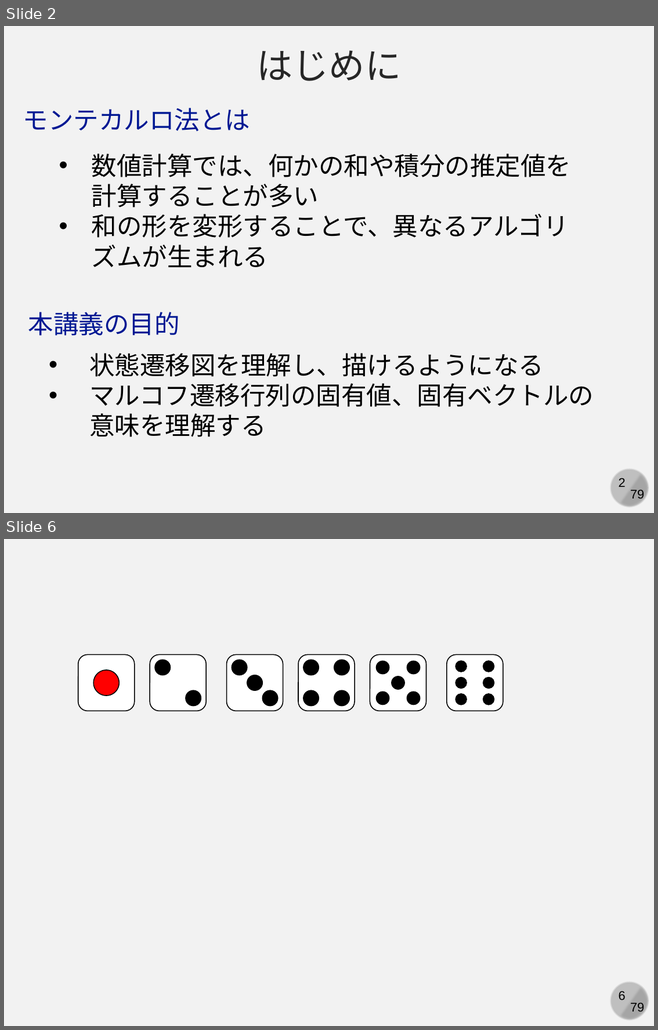
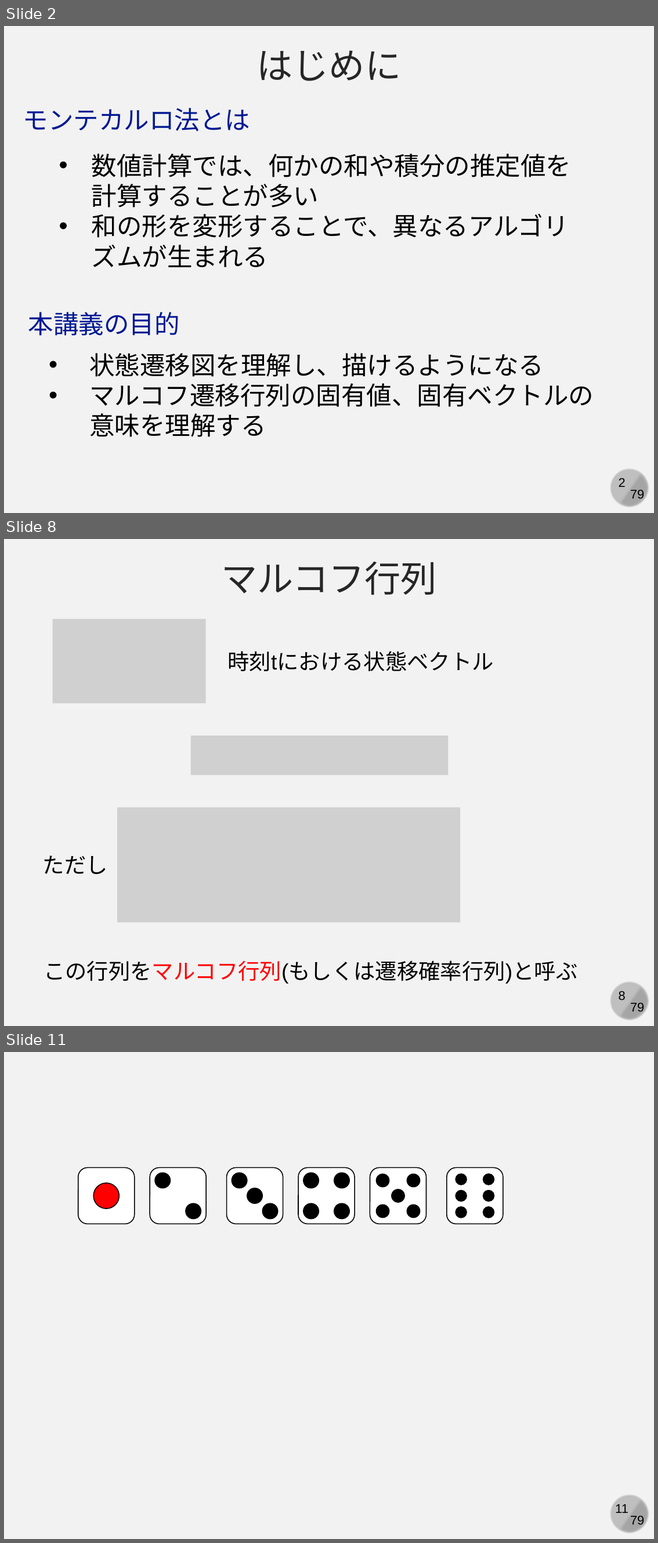
Before and after one commit to kaityo256/simulation_engineering, a slide deck: markov_chain/markov.pptx. Shown one above the other, each under a label of ours: slides 2 and 6 before the commit, slides 2, 8 and 11 after it; the slides between them are not shown. The pictures are 658x1030 and 658x1543 pixels, drawn with LibreOffice and Linux fonts; fonts in the diff are those of the drawing; grey boxes stand for pictures. Boxes give left, top, right and bottom in pixels: in the first picture for what was removed or moved away, otherwise in the second. Text is boxed around its words. In the diff, an @@ line names an element or a change of style, - is before the commit and + after.

```diff
--- a/markov_chain/markov.pptx
+++ b/markov_chain/markov.pptx
@@ slide 8 added at <box>4,539,654,1026</box>, background #F2F2F2; not listed: 4 template elements that a slide beside it also shows @@
@@ text added at <box>221,562,437,595</box>, 40 pt, text #262626 @@
+マルコフ行列
@@ picture added at <box>53,619,206,703</box> @@
@@ text added at <box>227,651,493,671</box>, 24 pt, text #000000 @@
+時刻tにおける状態ベクトル
@@ picture added at <box>190,736,448,776</box> @@
@@ picture added at <box>117,808,460,922</box> @@
@@ text added at <box>43,856,108,874</box>, 24 pt, text #000000 @@
+ただし
@@ text added at <box>43,961,577,984</box>, 24 pt, text #000000 @@
+この行列をマルコフ行列(もしくは遷移確率行列)と呼ぶ
@@ what was slide 6 is now slide 11 @@
@@ page number at <box>615,1504,628,1513</box>: text changed @@
-6
+11
```
Also in this commit, not shown: 3 slides changed, 4 other slides added.
